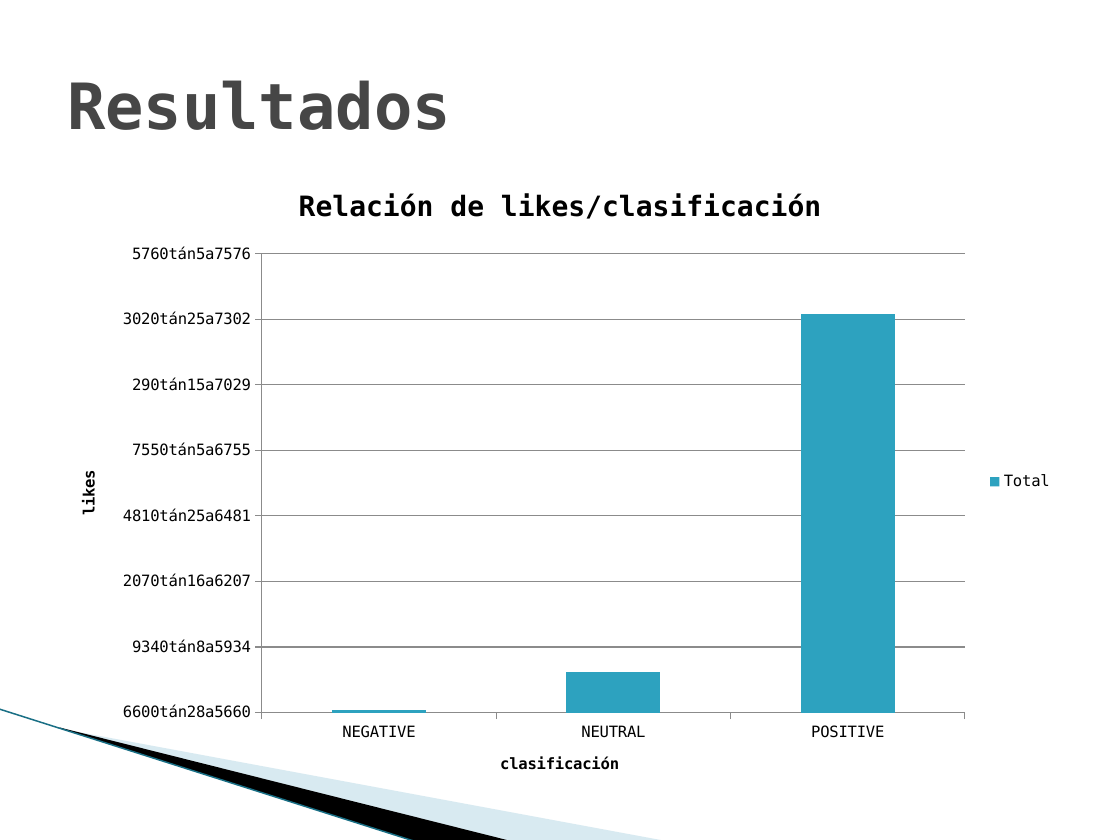
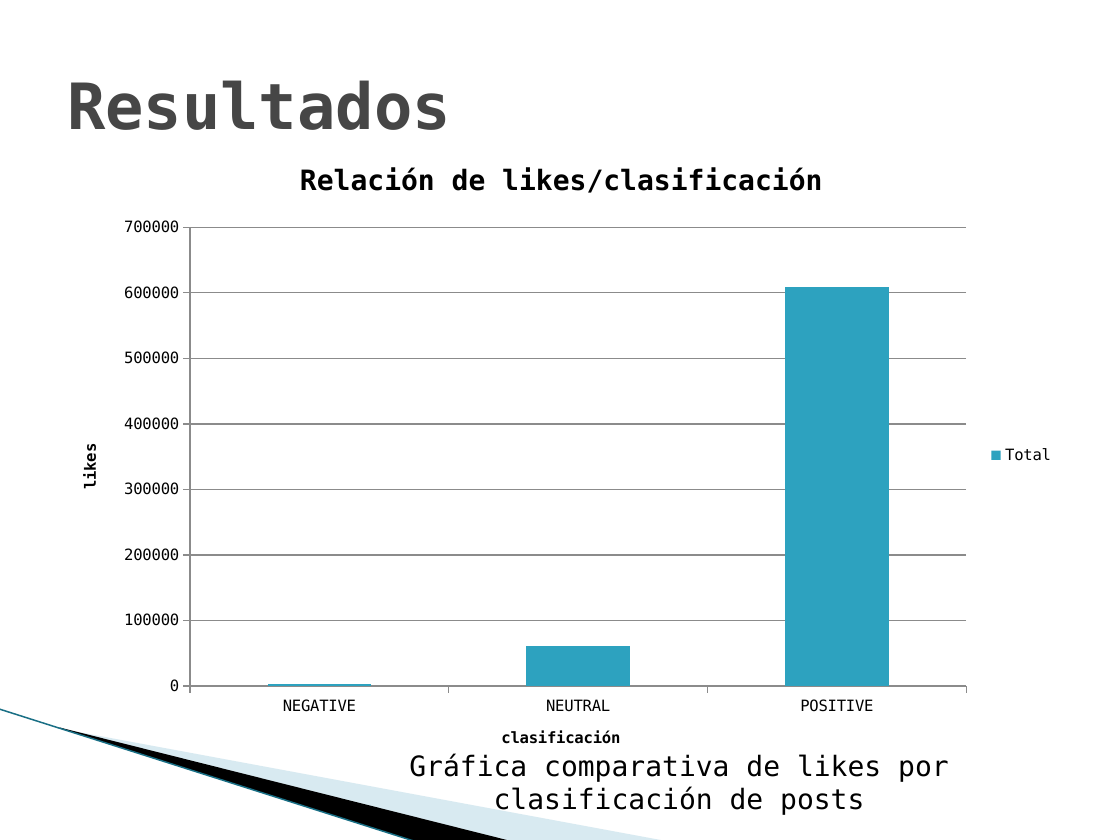
Before and after one commit to idcodeoverflow/SocialNetworkAnalyzer, a slide deck: slide 27 of docs/Agentes Web Inteligentes para la detección de individuos.pptx (slide 28 before the commit). Drawn at 1120x840 pixels with LibreOffice and Linux fonts; fonts in the diff are those of the drawing; background and template pictures are left out. Boxes give left, top, right and bottom in pixels: in the first picture for what was removed or moved away, otherwise in the second. Text is boxed around its words. In the diff, an @@ line names an element or a change of style, - is before the commit and + after.

```diff
--- a/docs/Agentes Web Inteligentes para la detección de individuos.pptx
+++ b/docs/Agentes Web Inteligentes para la detección de individuos.pptx
@@ column chart at bbox=[57, 138, 1065, 773] @@
@@ category axis changed @@
@@ value axis changed @@
@@ bar spacing changed @@
@@ column chart: place and size @@
-column chart at bbox=[56, 165, 1064, 800]
+column chart at bbox=[57, 138, 1065, 773]
@@ text added at bbox=[409, 753, 949, 815], 18 pt, text #000000 @@
+Gráfica comparativa de likes por clasificación de posts
```
Also in this commit, not shown: 5 other slides changed, 1 slide removed.
